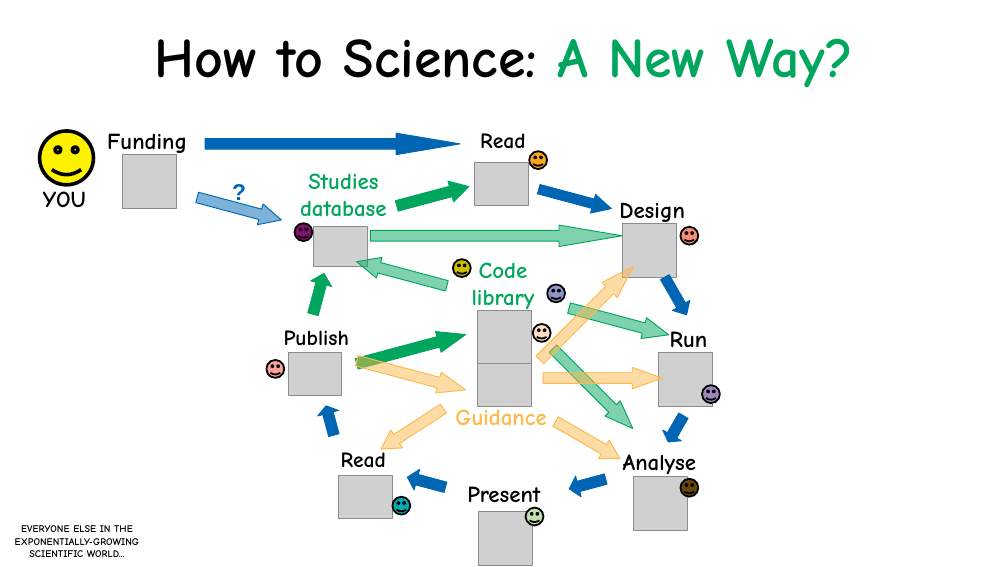
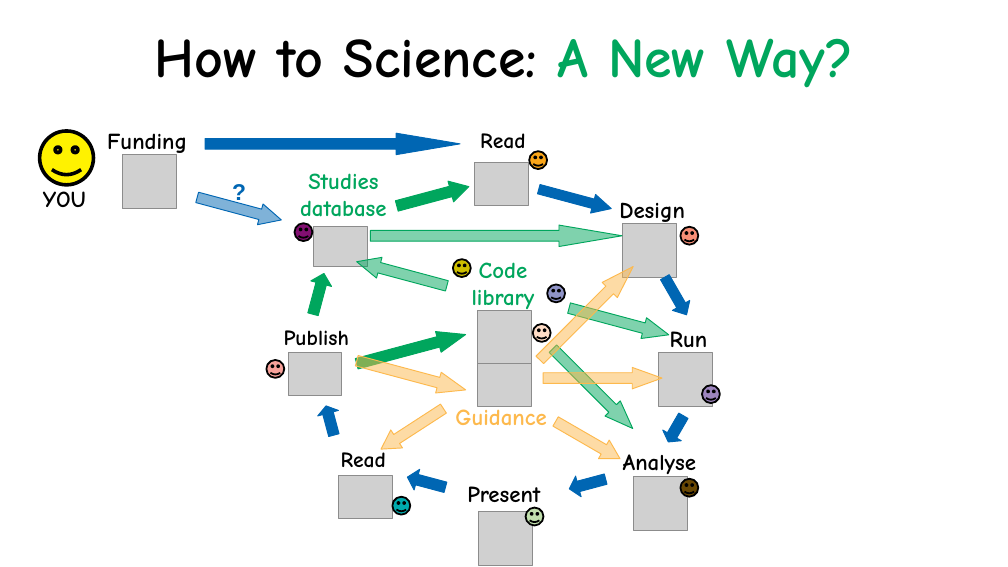
Before and after one commit to TMSMultiLab/TMSMultiLab, a slide deck: slide 9 of Meetings/2025_01_31_TMSMultiLab_Intro.pptx (slide 8 before the commit). Drawn at 1008x567 pixels with LibreOffice and Linux fonts; fonts in the diff are those of the drawing; grey boxes stand for pictures. Boxes give left, top, right and bottom in pixels: in the first picture for what was removed or moved away, otherwise in the second. Text is boxed around its words. In the diff, an @@ line names an element or a change of style, - is before the commit and + after.

```diff
--- a/Meetings/2025_01_31_TMSMultiLab_Intro.pptx
+++ b/Meetings/2025_01_31_TMSMultiLab_Intro.pptx
@@ text removed at [15, 525, 139, 557] @@
-EVERYONE ELSE IN THE
-EXPONENTIALLY-GROWING
-SCIENTIFIC WORLD...
```
Also in this commit, not shown: 7 other slides changed, 2 slides added.
